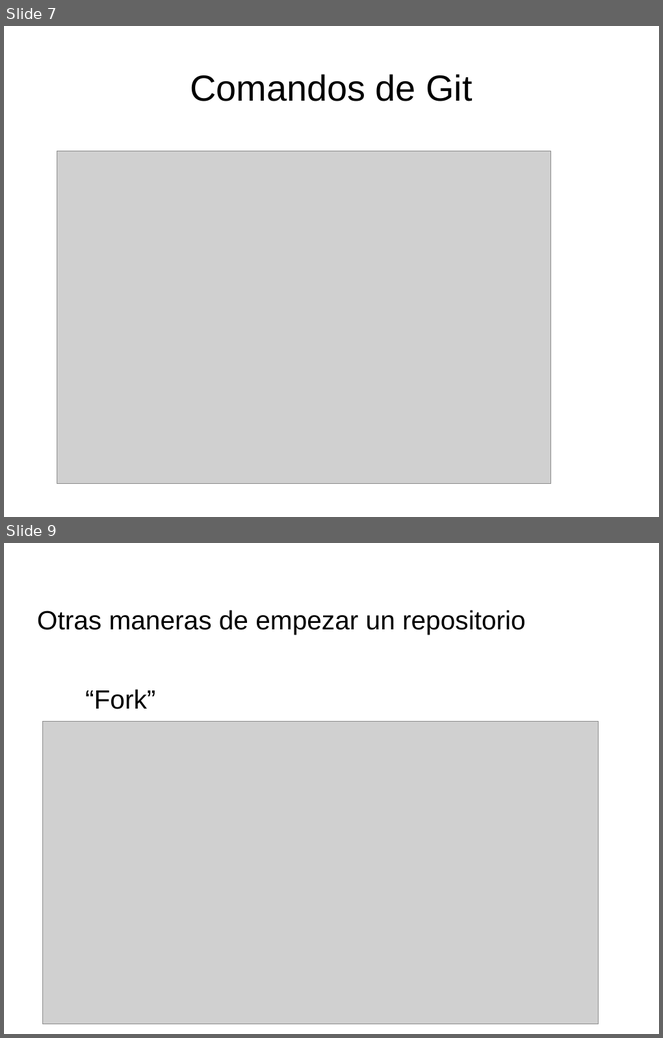
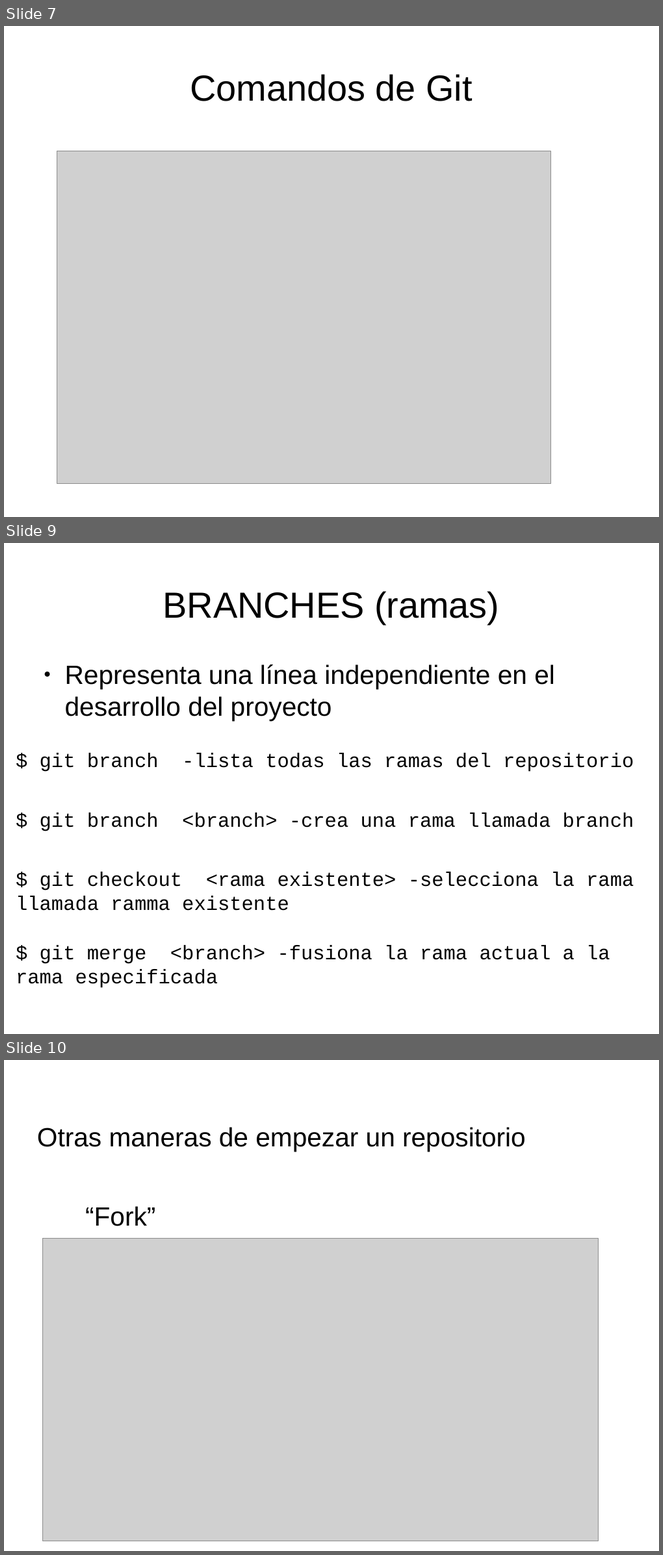
Before and after one commit to jomare1188/clase_git, a slide deck: presentaciongit.odp. Shown one above the other, each under a label of ours: slides 7 and 9 before the commit, slides 7, 9 and 10 after it; the slides between them are not shown. The pictures are 663x1038 and 663x1555 pixels, drawn with LibreOffice and Linux fonts; fonts in the diff are those of the drawing; grey boxes stand for pictures. Boxes give left, top, right and bottom in pixels: in the first picture for what was removed or moved away, otherwise in the second. Text is boxed around its words. In the diff, an @@ line names an element or a change of style, - is before the commit and + after.

Commit message:
actualizacion diapositivas

```diff
--- a/presentaciongit.odp
+++ b/presentaciongit.odp
@@ slide 9 added at (4, 543, 659, 1034), background #FFFFFF @@
@@ title added at (163, 591, 499, 624), 44 pt, text #000000 @@
+BRANCHES (ramas)
@@ text added at (65, 665, 555, 721), 32 pt, text #000000 @@
+● Representa una línea independiente en el desarrollo del proyecto
@@ text added at (40, 754, 634, 772), 24 pt, text #000000 @@
+$ git branch -lista todas las ramas del repositorio
@@ text added at (40, 813, 634, 832), 24 pt, text #000000 @@
+$ git branch <branch> -crea una rama llamada branch
@@ text added at (16, 872, 634, 911), 24 pt, text #000000 @@
+$ git checkout <rama existente> -selecciona la rama llamada ramma existente
@@ text added at (16, 945, 610, 988), 24 pt, text #000000 @@
+$ git merge <branch> -fusiona la rama actual a la rama especificada
@@ what was slide 9 is now slide 10 @@
```
Also in this commit, not shown: 3 slides changed, 1 other file.
